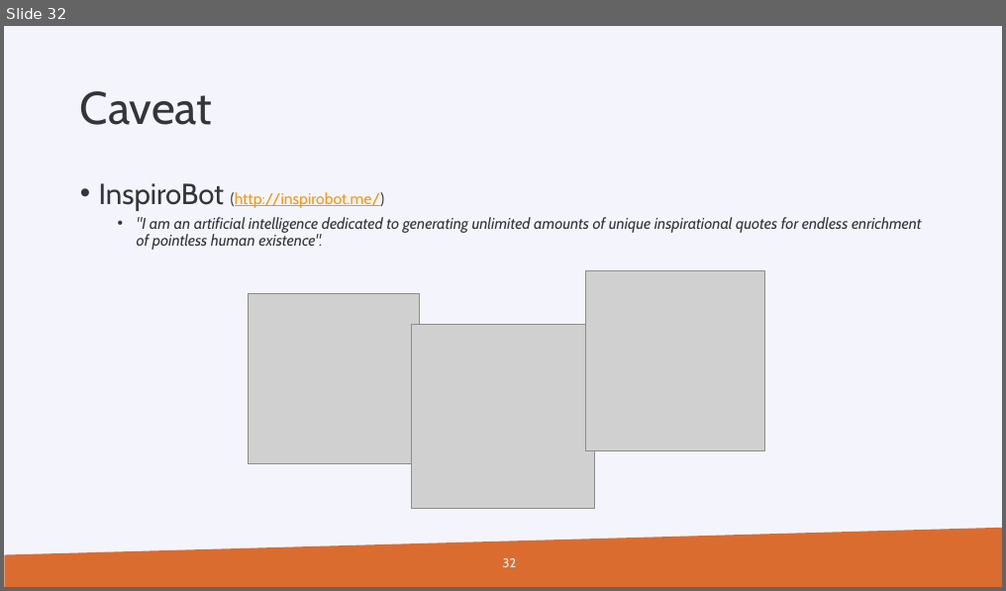
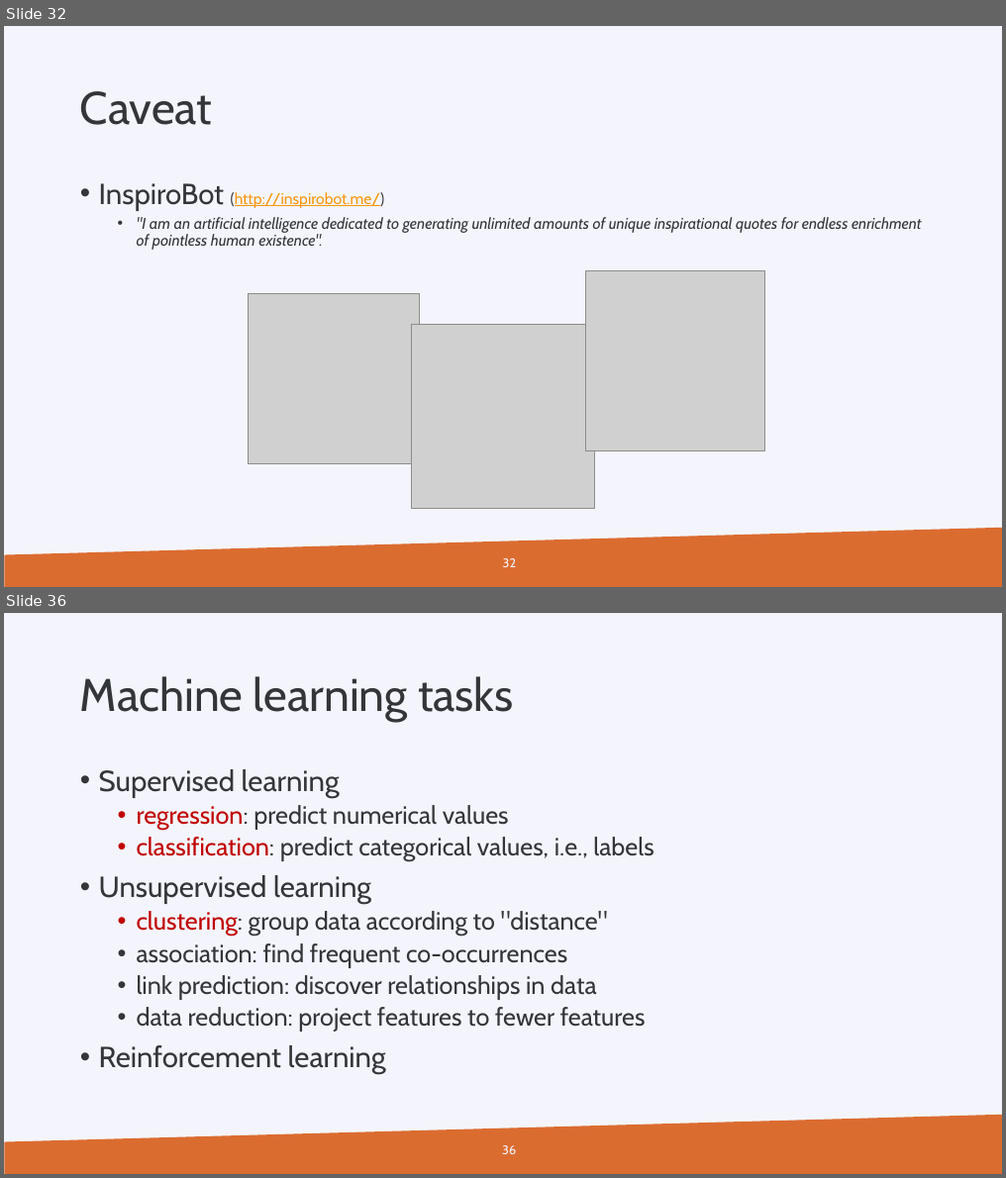
Before and after one commit to gjbex/Machine-learning-with-Python, a slide deck: python_for_machine_learning.pptx. Shown one above the other, each under a label of ours: slide 32 before the commit, slides 32 and 36 after it; the slides between them are not shown. The pictures are 1006x591 and 1006x1178 pixels, drawn with LibreOffice and Linux fonts; fonts in the diff are those of the drawing; grey boxes stand for pictures; background and template pictures are left out. Boxes give left, top, right and bottom in pixels: in the first picture for what was removed or moved away, otherwise in the second. Text is boxed around its words. In the diff, an @@ line names an element or a change of style, - is before the commit and + after.

Commit message:
Add scikit-learn slides

```diff
--- a/python_for_machine_learning.pptx
+++ b/python_for_machine_learning.pptx
@@ slide 36 added at box(4, 613, 1002, 1174), background #F4F5FC; not listed: 1 template element that a slide beside it also shows @@
@@ title added at box(80, 676, 514, 722), 44 pt, text #333639 @@
+Machine learning tasks
@@ text added at box(99, 769, 653, 1074), 24 pt, text #333639 @@
+• Supervised learning
+  • regression: predict numerical values
+  • classification: predict categorical values, i.e., labels
+• Unsupervised learning
+  • clustering: group data according to "distance"
+  • association: find frequent co-occurrences
+  • link prediction: discover relationships in data
+  • data reduction: project features to fewer features
+• Reinforcement learning
@@ page number added at box(502, 1146, 516, 1155), 12 pt, text #F4F5FC @@
+36
```
Also in this commit, not shown: 31 other slides added.
